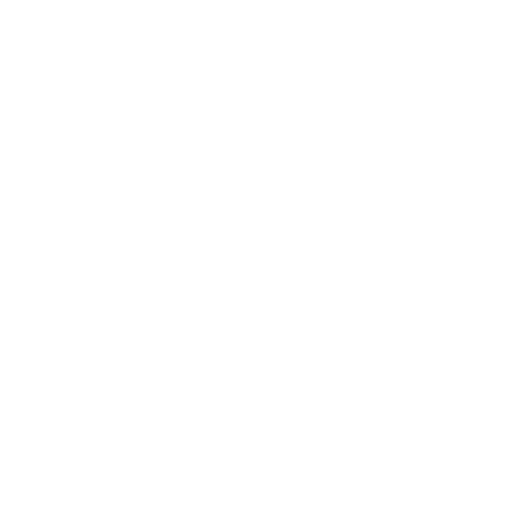
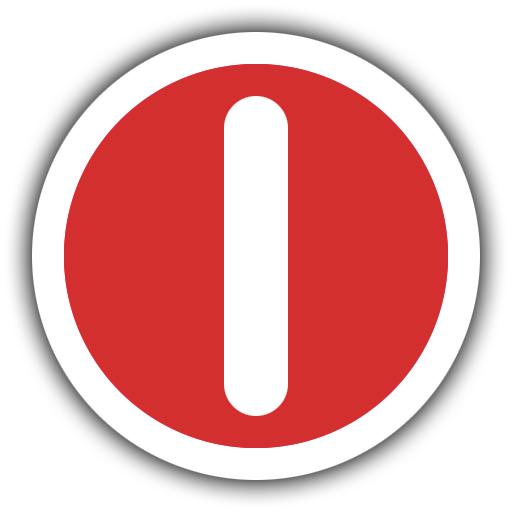
The second 512 x 512 image is a revision of the first. Changes to its layers:
showed "White middle line" over [224, 96, 288, 416]
showed "Red", painted on it over [64, 64, 448, 448]
hid "Cursor" over [32, 32, 480, 480]
showed "Background" over [32, 32, 480, 480]
